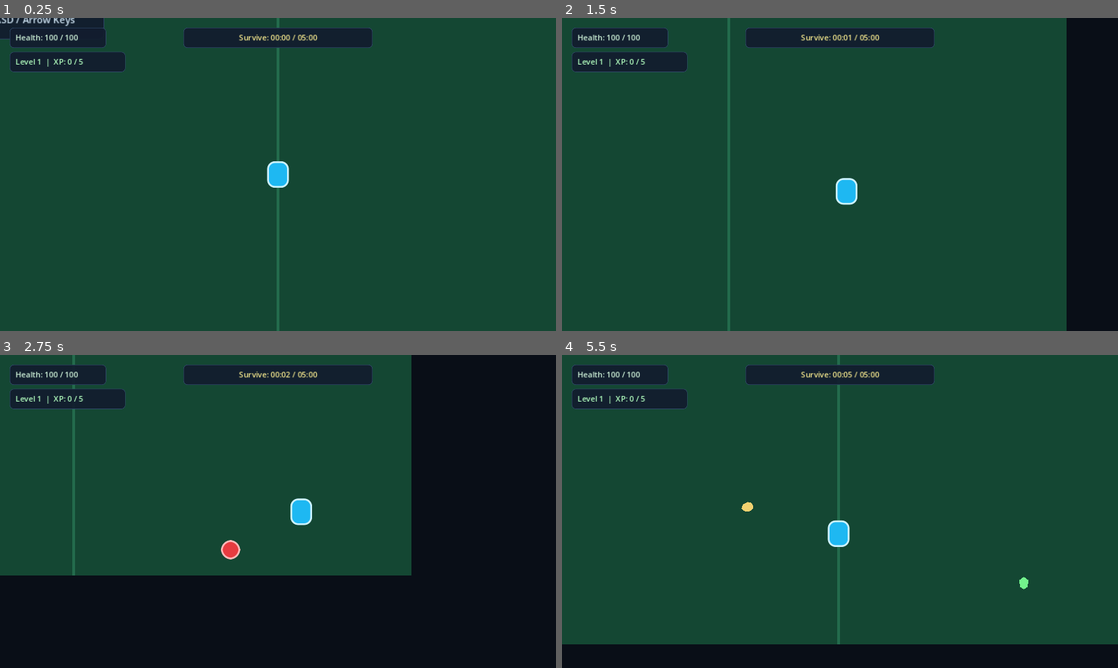
Above: before the commit, frames 1-4 (two rows, left to right).
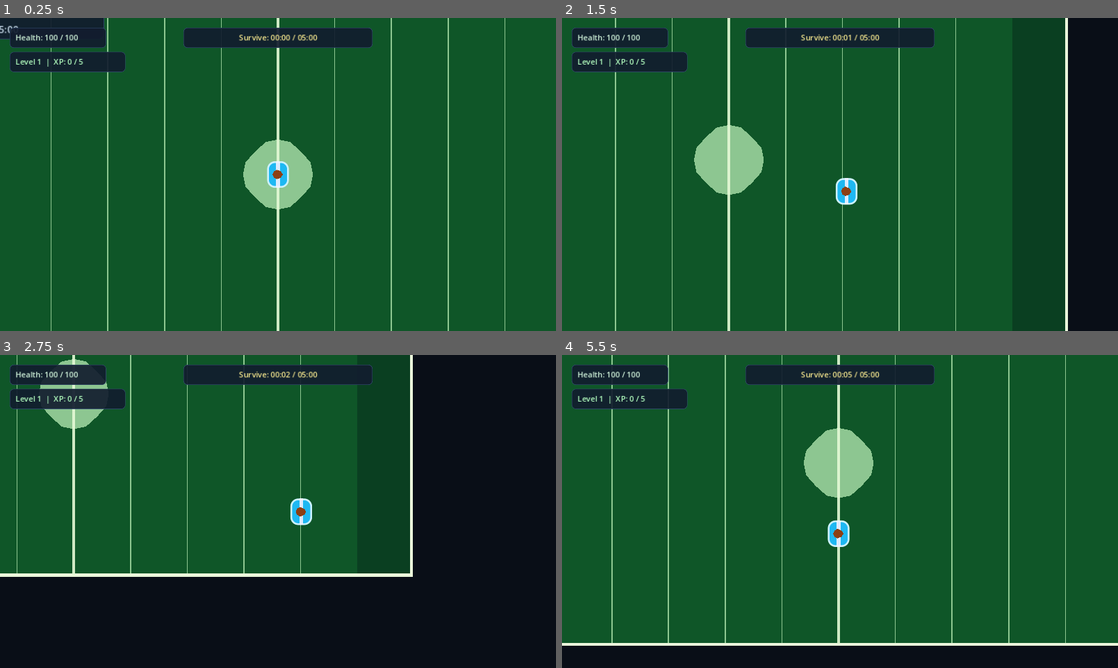
Above: after the commit, the same moments.

Repository: bulmaspanties/Football-Survivation
Game: Godot game, scene res://scenes/Main.tscn
Same seed, same stepped clock (60 frames per second), same inputs: the game is played once before the commit and once after it.
Inputs:
- Up to frame 1 (0.25 s): no input
- Up to frame 2 (1.5 s): tap Enter at 0.5 s; hold D (move_right) 0.53-1.28 s; hold S (move_down) from 1.28 s (still down)
- Up to frame 3 (2.75 s): release S (move_down) at 2.03 s; hold D (move_right) from 2.03 s (still down)
- Up to frame 4 (5.5 s): release D (move_right) at 2.78 s; hold W (move_up) 2.78-3.53 s; hold A (move_left) 3.53-5.03 s; hold S (move_down) from 5.03 s (still down)

The runs differ from the first frame. In frame 1, 3.8% of the frame differs, in the area x 0-91%, y 0-100%; in frame 2, 4.0%; in frame 3, 2.9%; in frame 4, 4.8%, in the area x 0-100%, y 0-93%.
Error after the commit: Parse Error: Could not parse global class "Enemy" from "res://scripts/enemy.gd". (res://scripts/auto_weapon.gd:28)

Commit message:
Polish football field visuals
Co-authored-by: Copilot App <223556219+Copilot@users.noreply.github.com>

Diff:
--- /dev/null
+++ b/scenes/DeathBurst.tscn
@@ -0,0 +1,6 @@
+[gd_scene load_steps=2 format=3]
+
+[ext_resource type="Script" path="res://scripts/death_burst.gd" id="1_burst"]
+
+[node name="DeathBurst" type="Node2D"]
+script = ExtResource("1_burst")
--- a/scenes/Enemy.tscn
+++ b/scenes/Enemy.tscn
@@ -1,7 +1,8 @@
-[gd_scene load_steps=5 format=3]
+[gd_scene load_steps=6 format=3]
 
 [ext_resource type="Script" path="res://scripts/enemy.gd" id="1_enemy"]
 [ext_resource type="PackedScene" path="res://scenes/ExperiencePickup.tscn" id="2_experience"]
+[ext_resource type="PackedScene" path="res://scenes/DeathBurst.tscn" id="3_death_burst"]
 
 [sub_resource type="CircleShape2D" id="CircleShape2D_enemy"]
 radius = 16.0
@@ -23,6 +24,7 @@
 collision_mask = 1
 script = ExtResource("1_enemy")
 experience_scene = ExtResource("2_experience")
+death_burst_scene = ExtResource("3_death_burst")
 
 [node name="CollisionShape2D" type="CollisionShape2D" parent="."]
 shape = SubResource("CircleShape2D_enemy")
@@ -34,3 +36,7 @@
 offset_bottom = 16.0
 mouse_filter = 2
 theme_override_styles/panel = SubResource("StyleBoxFlat_enemy")
+
+[node name="Helmet" type="Polygon2D" parent="."]
+polygon = PackedVector2Array(-11, -12, 8, -12, 14, -5, 10, -2, -14, -2, -16, -7)
+color = Color(0.98, 0.55, 0.12, 1)
--- a/scenes/ExperiencePickup.tscn
+++ b/scenes/ExperiencePickup.tscn
@@ -18,3 +18,7 @@
 [node name="Visual" type="Polygon2D" parent="."]
 polygon = PackedVector2Array(0, -10, 8, -4, 6, 7, 0, 11, -6, 7, -8, -4)
 color = Color(0.45, 0.95, 0.55, 1)
+
+[node name="Highlight" type="Polygon2D" parent="."]
+polygon = PackedVector2Array(-2, -7, 2, -7, 2, 7, -2, 7)
+color = Color(0.88, 1, 0.9, 0.9)
--- a/scenes/Football.tscn
+++ b/scenes/Football.tscn
@@ -17,4 +17,9 @@
 
 [node name="Visual" type="Polygon2D" parent="."]
 polygon = PackedVector2Array(-9, -5, -3, -8, 5, -6, 9, 0, 5, 6, -3, 8, -9, 5, -11, 0)
-color = Color(0.95, 0.82, 0.44, 1)
+color = Color(0.72, 0.32, 0.08, 1)
+
+[node name="Lace" type="Line2D" parent="."]
+points = PackedVector2Array(-2, -4, 3, -4, -2, 0, 3, 0, -2, 4, 3, 4)
+width = 1.5
+default_color = Color(1, 0.9, 0.62, 1)
--- a/scenes/Main.tscn
+++ b/scenes/Main.tscn
@@ -66,11 +66,68 @@
 
 [node name="Floor" type="Polygon2D" parent="Arena"]
 polygon = PackedVector2Array(-560, -300, 560, -300, 560, 300, -560, 300)
-color = Color(0.08, 0.28, 0.2, 1)
+color = Color(0.06, 0.34, 0.16, 1)
+
+[node name="LeftEndZone" type="Polygon2D" parent="Arena"]
+polygon = PackedVector2Array(-560, -300, -470, -300, -470, 300, -560, 300)
+color = Color(0.04, 0.25, 0.13, 1)
+
+[node name="RightEndZone" type="Polygon2D" parent="Arena"]
+polygon = PackedVector2Array(470, -300, 560, -300, 560, 300, 470, 300)
+color = Color(0.04, 0.25, 0.13, 1)
+
+[node name="YardLineLeft40" type="Line2D" parent="Arena"]
+points = PackedVector2Array(-376, -300, -376, 300)
+width = 2.0
+default_color = Color(0.75, 0.95, 0.73, 0.72)
+
+[node name="YardLineLeft30" type="Line2D" parent="Arena"]
+points = PackedVector2Array(-282, -300, -282, 300)
+width = 2.0
+default_color = Color(0.75, 0.95, 0.73, 0.72)
+
+[node name="YardLineLeft20" type="Line2D" parent="Arena"]
+points = PackedVector2Array(-188, -300, -188, 300)
+width = 2.0
+default_color = Color(0.75, 0.95, 0.73, 0.72)
+
+[node name="YardLineLeft10" type="Line2D" parent="Arena"]
+points = PackedVector2Array(-94, -300, -94, 300)
+width = 2.0
+default_color = Color(0.75, 0.95, 0.73, 0.72)
+
+[node name="YardLineRight10" type="Line2D" parent="Arena"]
+points = PackedVector2Array(94, -300, 94, 300)
+width = 2.0
+default_color = Color(0.75, 0.95, 0.73, 0.72)
+
+[node name="YardLineRight20" type="Line2D" parent="Arena"]
+points = PackedVector2Array(188, -300, 188, 300)
+width = 2.0
+default_color = Color(0.75, 0.95, 0.73, 0.72)
+
+[node name="YardLineRight30" type="Line2D" parent="Arena"]
+points = PackedVector2Array(282, -300, 282, 300)
+width = 2.0
+default_color = Color(0.75, 0.95, 0.73, 0.72)
+
+[node name="YardLineRight40" type="Line2D" parent="Arena"]
+points = PackedVector2Array(376, -300, 376, 300)
+width = 2.0
+default_color = Color(0.75, 0.95, 0.73, 0.72)
+
+[node name="Boundary" type="Line2D" parent="Arena"]
+points = PackedVector2Array(-560, -300, 560, -300, 560, 300, -560, 300, -560, -300)
+width = 5.0
+default_color = Color(0.92, 0.97, 0.86, 1)
+
+[node name="MidfieldCircle" type="Polygon2D" parent="Arena"]
+polygon = PackedVector2Array(0, -58, 20, -54, 38, -38, 54, -20, 58, 0, 54, 20, 38, 38, 20, 54, 0, 58, -20, 54, -38, 38, -54, 20, -58, 0, -54, -20, -38, -38, -20, -54)
+color = Color(0.75, 0.95, 0.73, 0.72)
 
 [node name="CenterMark" type="Polygon2D" parent="Arena"]
 polygon = PackedVector2Array(-2, -300, 2, -300, 2, 300, -2, 300)
-color = Color(0.14, 0.42, 0.3, 1)
+color = Color(0.9, 0.98, 0.84, 0.9)
 
 [node name="TopBoundary" type="StaticBody2D" parent="Arena"]
 position = Vector2(0, -312)
@@ -117,7 +174,7 @@
 offset_right = 248.0
 offset_bottom = 54.0
 theme_override_colors/font_color = Color(0.82, 0.9, 0.96, 1)
-text = "Move: WASD / Arrow Keys"
+text = "MOVE  WASD / ARROWS\nSURVIVE  5:00"
 vertical_alignment = 1
 
 [node name="HUD" type="CanvasLayer" parent="."]
--- a/scenes/Player.tscn
+++ b/scenes/Player.tscn
@@ -36,6 +36,14 @@
 mouse_filter = 2
 theme_override_styles/panel = SubResource("StyleBoxFlat_player")
 
+[node name="JerseyStripe" type="Polygon2D" parent="."]
+polygon = PackedVector2Array(-3, -22, 3, -22, 3, 22, -3, 22)
+color = Color(0.95, 0.95, 1, 0.9)
+
+[node name="FootballMark" type="Polygon2D" parent="."]
+polygon = PackedVector2Array(-7, -5, -2, -8, 5, -5, 8, 0, 5, 5, -2, 8, -7, 5, -9, 0)
+color = Color(0.55, 0.25, 0.08, 1)
+
 [node name="Camera2D" type="Camera2D" parent="."]
 zoom = Vector2(1.25, 1.25)
 position_smoothing_enabled = true
--- /dev/null
+++ b/scripts/death_burst.gd
@@ -0,0 +1,25 @@
+extends Node2D
+
+var _age := 0.0
+var _duration := 0.28
+var _burst_color := Color(1.0, 0.42, 0.18, 1.0)
+
+func setup(color: Color) -> void:
+	_burst_color = color
+	queue_redraw()
+
+func _process(delta: float) -> void:
+	_age += delta
+	queue_redraw()
+	if _age >= _duration:
+		queue_free()
+
+func _draw() -> void:
+	var progress := _age / _duration
+	var radius := lerpf(5.0, 30.0, progress)
+	var alpha := 1.0 - progress
+	for index in 8:
+		var angle := TAU * float(index) / 8.0
+		var direction := Vector2.from_angle(angle)
+		draw_line(direction * radius * 0.35, direction * radius, Color(_burst_color, alpha), 3.0)
+	draw_circle(Vector2.ZERO, lerpf(5.0, 2.0, progress), Color(_burst_color, alpha))
--- a/scripts/enemy.gd
+++ b/scripts/enemy.gd
@@ -8,10 +8,13 @@
 @export var contact_cooldown := 0.8
 @export var experience_reward := 2
 @export var experience_scene: PackedScene
+@export var death_burst_scene: PackedScene
 
 var health := max_health
 var _contact_cooldown_remaining := 0.0
 var _target: Player
+var _hit_flash_remaining := 0.0
+@onready var _visual: CanvasItem = $Visual
 
 func _ready() -> void:
 	health = max_health
@@ -23,6 +26,8 @@
 	contact_damage *= multiplier
 
 func _physics_process(delta: float) -> void:
+	_hit_flash_remaining = maxf(_hit_flash_remaining - delta, 0.0)
+	_visual.modulate = Color(1.0, 1.0, 1.0, 1.0) if _hit_flash_remaining <= 0.0 else Color(1.0, 0.72, 0.72, 1.0)
 	_contact_cooldown_remaining = maxf(_contact_cooldown_remaining - delta, 0.0)
 	if not is_instance_valid(_target):
 		_target = get_tree().get_first_node_in_group("player") as Player
@@ -44,7 +49,10 @@
 	health = maxf(health - amount, 0.0)
 	if health <= 0.0:
 		_drop_experience()
+	_spawn_death_burst()
 		queue_free()
+	else:
+		_hit_flash_remaining = 0.1
 
 func _drop_experience() -> void:
 	if experience_scene == null or get_parent() == null:
@@ -55,3 +63,13 @@
 	pickup.amount = experience_reward
 	pickup.global_position = global_position
 	get_parent().add_child(pickup)
+
+func _spawn_death_burst() -> void:
+	if death_burst_scene == null or get_parent() == null:
+		return
+	var burst := death_burst_scene.instantiate() as Node2D
+	if burst == null:
+		return
+	burst.global_position = global_position
+	get_parent().add_child(burst)
+	burst.setup(Color(1.0, 0.3, 0.22, 1.0))
Not shown, changed: README.md
